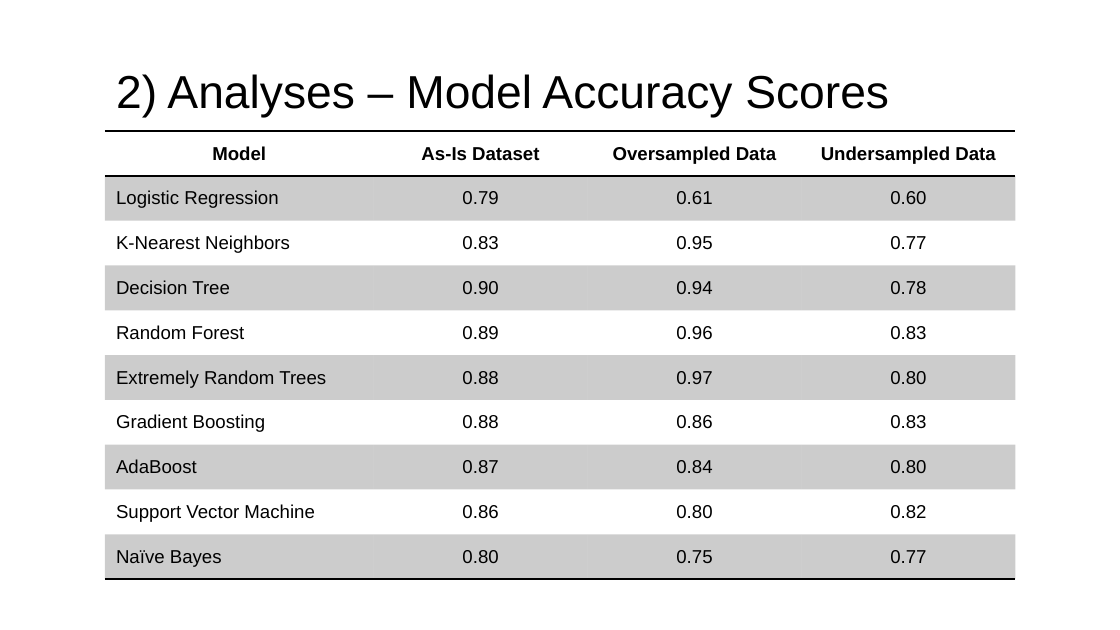
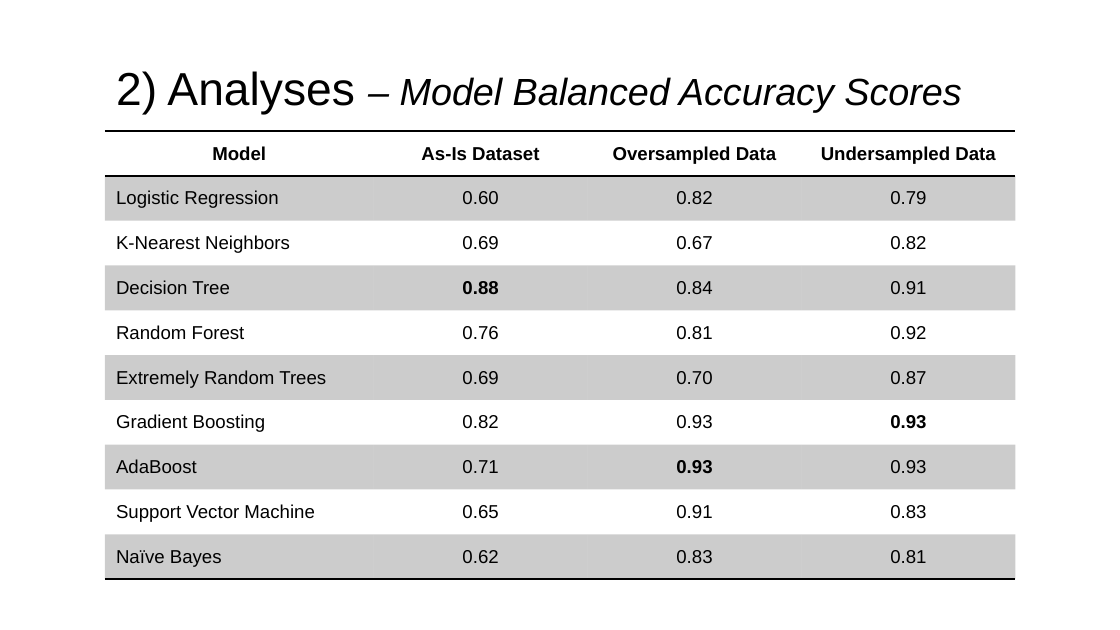
Before and after one commit to lnyousif/machine-maintenance, a slide deck: slide 5 of presentation/Machine Maintenance Analysis v2.pptx. Drawn at 1120x630 pixels with LibreOffice and Linux fonts; fonts in the diff are those of the drawing. Boxes give left, top, right and bottom in pixels: in the first picture for what was removed or moved away, otherwise in the second. Text is boxed around its words. In the diff, an @@ line names an element or a change of style, - is before the commit and + after.

Commit message:
Updated ppt deck with balanced accuracy scores

```diff
--- a/presentation/Machine Maintenance Analysis v2.pptx
+++ b/presentation/Machine Maintenance Analysis v2.pptx
@@ title "2) Analyses – Model Balanced ..." at box(116, 71, 961, 115): vertical alignment top to middle @@
@@ title at box(116, 71, 961, 115): text changed; size 29.7 to 24.3 pt; italic on @@
-2) Analyses – Model Accuracy Scores
+2) Analyses – Model Balanced Accuracy Scores
@@ table at box(105, 131, 1016, 579) @@
-row 2: Logistic Regression | 0.79 | 0.61 | 0.60
+row 2: Logistic Regression | 0.60 | 0.82 | 0.79
-row 3: K-Nearest Neighbors | 0.83 | 0.95 | 0.77
+row 3: K-Nearest Neighbors | 0.69 | 0.67 | 0.82
-row 4: Decision Tree | 0.90 | 0.94 | 0.78
+row 4: Decision Tree | 0.88 | 0.84 | 0.91
-row 5: Random Forest | 0.89 | 0.96 | 0.83
+row 5: Random Forest | 0.76 | 0.81 | 0.92
-row 6: Extremely Random Trees | 0.88 | 0.97 | 0.80
+row 6: Extremely Random Trees | 0.69 | 0.70 | 0.87
-row 7: Gradient Boosting | 0.88 | 0.86 | 0.83
+row 7: Gradient Boosting | 0.82 | 0.93 | 0.93
-row 8: AdaBoost | 0.87 | 0.84 | 0.80
+row 8: AdaBoost | 0.71 | 0.93 | 0.93
-row 9: Support Vector Machine | 0.86 | 0.80 | 0.82
+row 9: Support Vector Machine | 0.65 | 0.91 | 0.83
-row 10: Naïve Bayes | 0.80 | 0.75 | 0.77
+row 10: Naïve Bayes | 0.62 | 0.83 | 0.81
```
Also in this commit, not shown: 6 other slides changed.
